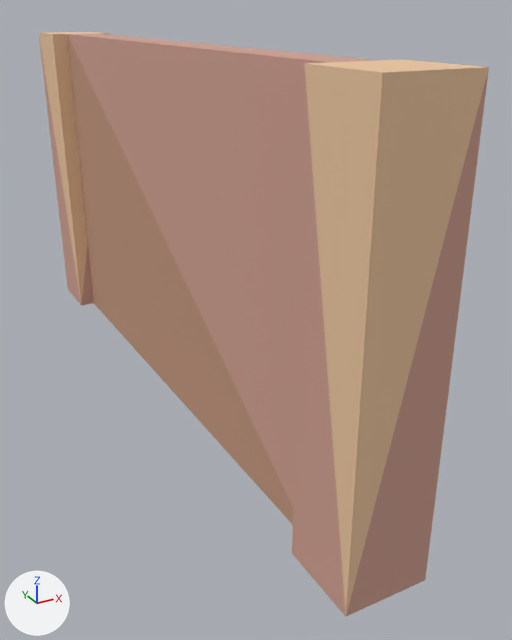
What one commit did to the glTF model example_game/world/props/wall-wood-half.prop/model.glb.
Camera for both pictures: a 50 mm camera at (-0.75, -1.82, 1.06) aimed at (0.14, -0.2, 0.25). The lights are fixed; the arrows at lower left show +X, +Y and +Z. The first picture is the older version. Vertices at exactly the same position are counted once.

The first picture shows 'model'.
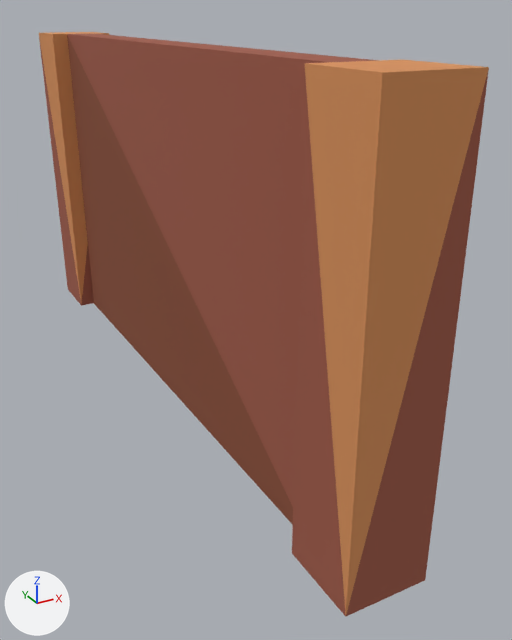
Where the change shows, as pixel boxes [x1, y1, x2, y2] in the pictures (512 x 640 px):
part 1 of me_model, recoloured (beige to brown): [39, 34, 489, 616] in both
part 2 of me_model, recoloured (beige to orange): [39, 32, 489, 614] in both

What the commit changed:
me_model has 24 vertices, 32 faces and spans x -0.1..0.1, y -1.0..1.0, z -0.02..0.98.
me_model is used by ob_model.
me_model part 1: 20 faces centred in x -0.1..0.1, y -1.0..1.0, z -0.02..0.98 are repainted in the vertex colours; the middle colour goes from beige #d0a090 to brown #a05a47.
me_model part 2: 12 faces centred in x -0.1..0.1, y -1.0..1.0, z 0.65..0.98 are repainted in the vertex colours; the middle colour goes from beige #edc7a0 to orange #d9915a.
